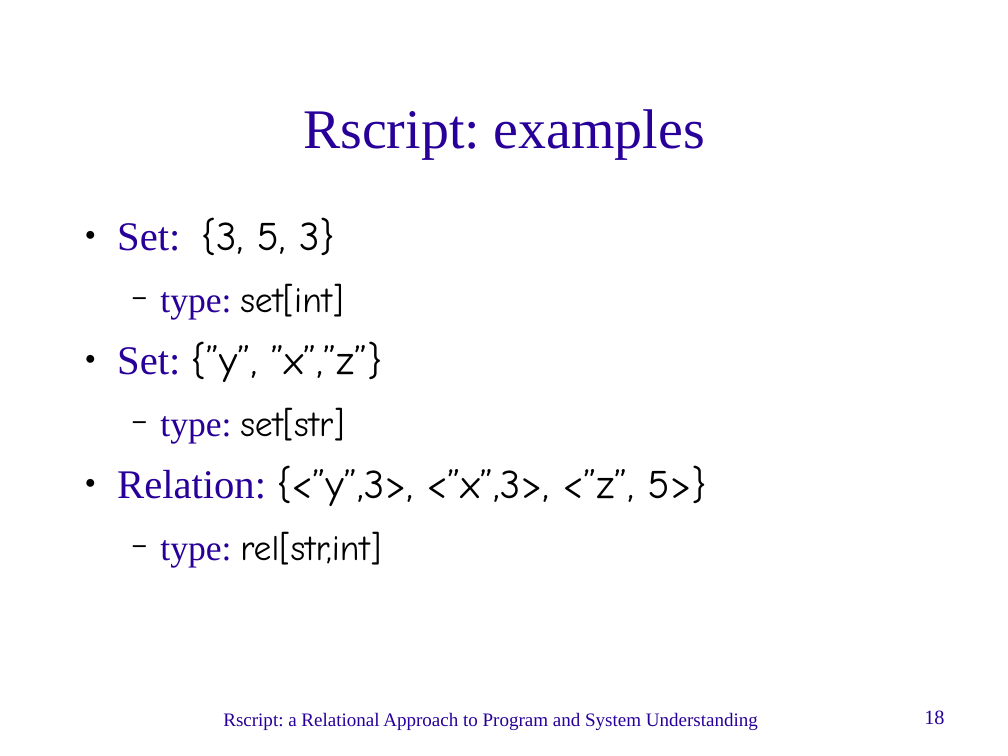
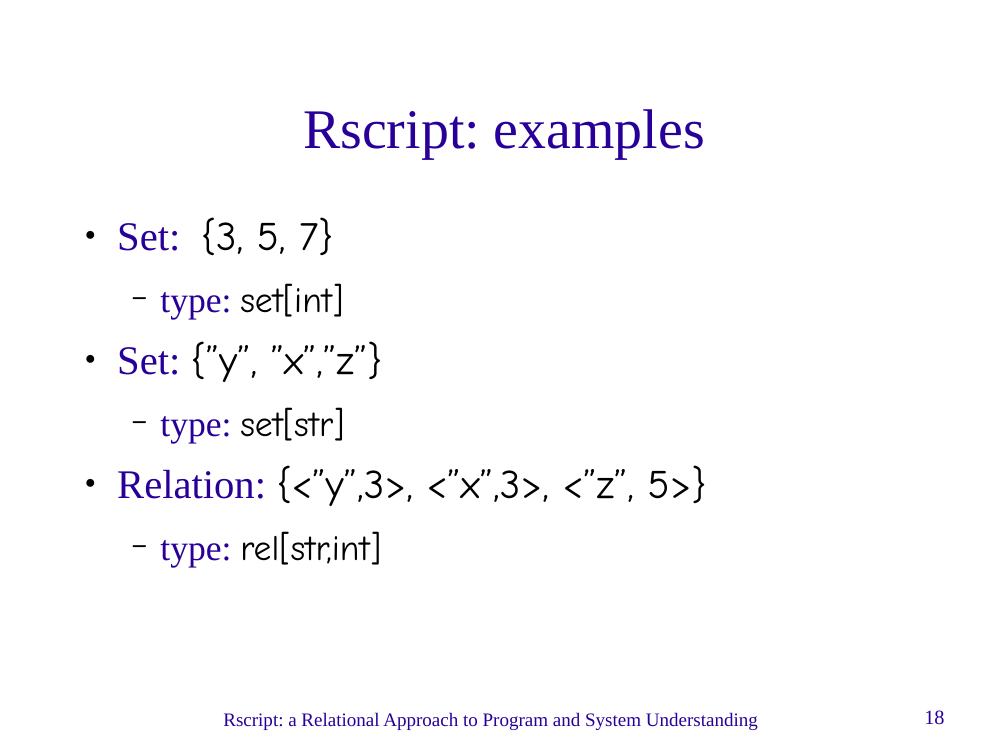
Before and after one commit to cwi-swat/meta-environment, a slide deck: slide 18 of meta-doc/analysis/rscript-slides/rscript-slides.odp. Drawn at 1008x756 pixels with LibreOffice and Linux fonts; fonts in the diff are those of the drawing; background and template pictures are left out. Boxes give left, top, right and bottom in pixels: in the first picture for what was removed or moved away, otherwise in the second. Text is boxed around its words. In the diff, an @@ line names an element or a change of style, - is before the commit and + after.

```diff
--- a/meta-doc/analysis/rscript-slides/rscript-slides.odp
+++ b/meta-doc/analysis/rscript-slides/rscript-slides.odp
@@ text at (117,217,333,255): text changed @@
-● Set: {3, 5, 3}
+● Set: {3, 5, 7}
```
Also in this commit, not shown: 11 other slides changed, 1 slide removed, 1 other file.
